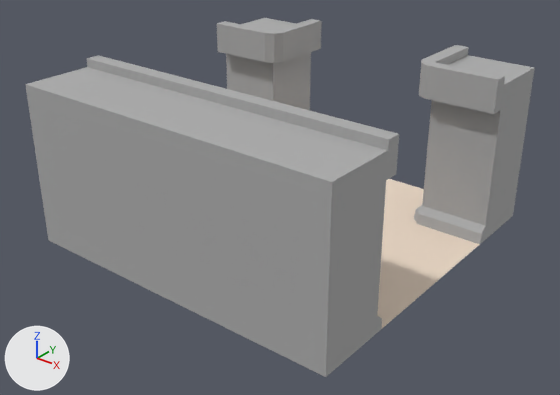
The FBX model Unity/Assets/Assets/LevelBuilding/Segment_T_Crossing.FBX as it was, and as the next commit left it.
Before and after are seen from a 50 mm lens placed at (5.12, -6.55, 4.43), pointed at (0.07, -0.24, 0.52). Lighting does not change. The marker at lower left points along +X, +Y and +Z. Where no turn or scale is listed for an object, it has been applied to the vertices.
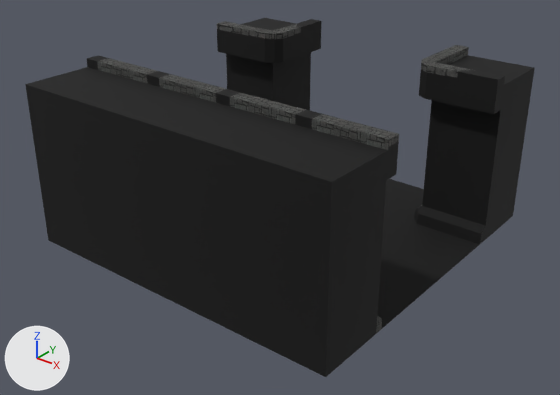
Where the newer file only moved an object's origin or applied its transform, the numbers keep the older frame.

Where the change shows, as pixel boxes (x1, y1, x2, y2) in the pictures (560 x 395 px):
'Box084', surface changed (grey to black)
    both: (236, 110, 399, 377)
'Box083', surface changed (grey to black)
    both: (155, 89, 306, 335)
'Box086', surface changed (grey to black)
    both: (414, 45, 535, 244)
'Box082', surface changed (grey to black)
    both: (85, 71, 226, 299)
'Box081', surface changed (grey to black)
    both: (25, 55, 157, 267)
'Box085', surface changed (grey to black)
    both: (217, 18, 321, 110)
'Plane008', surface changed (white to black)
    both: (377, 179, 480, 328)

The change, as a diff of the scene's bpy script:
```diff
--- a/Unity/Assets/Assets/LevelBuilding/Segment_T_Crossing.FBX.py
+++ b/Unity/Assets/Assets/LevelBuilding/Segment_T_Crossing.FBX.py
@@ img_leveltextures_bmp @@
+img_leveltextures_bmp = load_image('LevelTextures.bmp', 'Segment_Crossing.fbm/LevelTextures.bmp', 1024, 1024, 'sRGB')
@@ mat_02___wallmaterial01 @@
 mat_02___wallmaterial01 = principled_material('02 - WallMaterial01')
-mat_02___wallmaterial01.base_color = (0.416, 0.416, 0.416)  # grey #adadad
+mat_02___wallmaterial01.texture = img_leveltextures_bmp
 mat_02___wallmaterial01.roughness = 0.859
@@ mat_03___floormaterial01 @@
 mat_03___floormaterial01 = principled_material('03 - FloorMaterial01')
-mat_03___floormaterial01.base_color = (0.871, 0.722, 0.588)  # white #f0ddca
+mat_03___floormaterial01.texture = img_leveltextures_bmp
 mat_03___floormaterial01.roughness = 0.859
```
